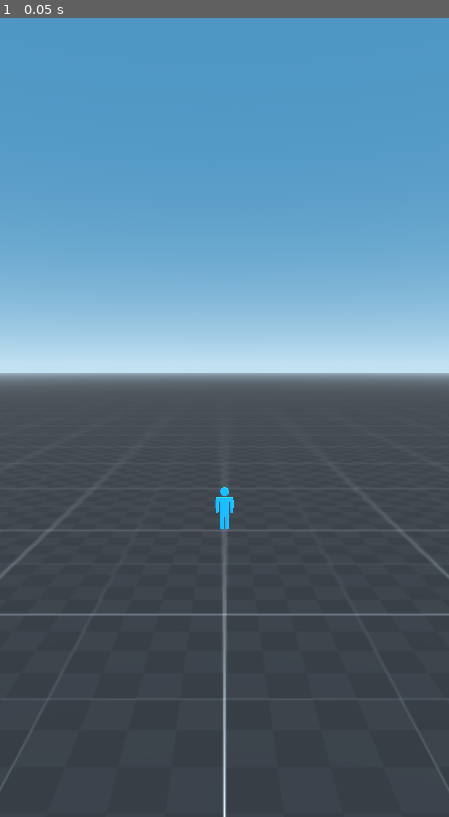
Above: before the commit, frame 1.
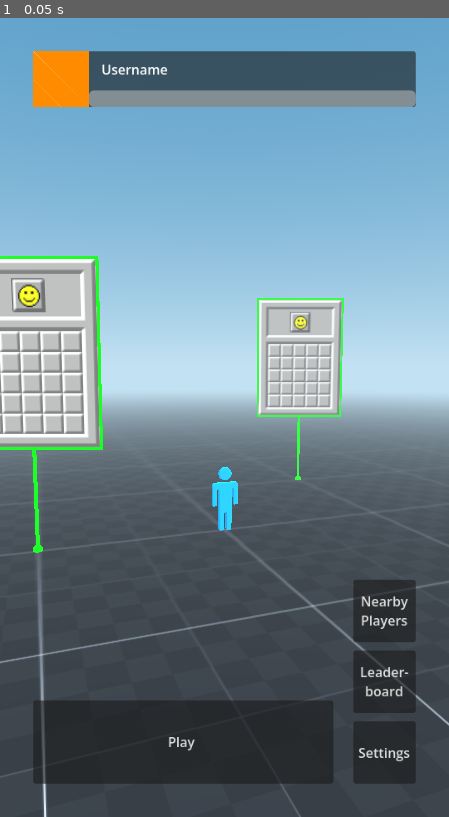
Above: after the commit, the same moment.

Repository: aidan-oien/MinesweeperGO
Game: Godot game, scene res://map.tscn
The game is run twice, just before and just after one commit, with the same random seed, the same clock (stepped at 60 frames per second) and the same inputs.
Inputs:
- Up to frame 1 (0.05 s): no input

The runs differ from the first frame. In frame 1, 59% of the frame differs, in the area x 0-100%, y 4-100%.

Commit message:
created map ui and map marker scenes

Diff:
--- /dev/null
+++ b/board_marker.tscn
@@ -0,0 +1,50 @@
+[gd_scene format=3 uid="uid://bjpyqr8w0haky"]
+
+[ext_resource type="Texture2D" uid="uid://cbgcfsjja43vb" path="res://boardMapLocation.png" id="1_tkf0t"]
+[ext_resource type="Material" uid="uid://cy6u15y7mqgvw" path="res://marker_material.tres" id="1_wqa5l"]
+
+[sub_resource type="SphereMesh" id="SphereMesh_xmkr1"]
+material = ExtResource("1_wqa5l")
+radius = 0.025
+height = 0.05
+radial_segments = 8
+rings = 4
+
+[sub_resource type="QuadMesh" id="QuadMesh_hwc55"]
+material = ExtResource("1_wqa5l")
+size = Vector2(0.02, 0.5)
+
+[sub_resource type="StandardMaterial3D" id="StandardMaterial3D_xmkr1"]
+next_pass = ExtResource("1_wqa5l")
+shading_mode = 0
+albedo_texture = ExtResource("1_tkf0t")
+billboard_mode = 2
+point_size = 73.5
+use_z_clip_scale = true
+z_clip_scale = 0.99
+
+[sub_resource type="QuadMesh" id="QuadMesh_fnwo5"]
+material = SubResource("StandardMaterial3D_xmkr1")
+size = Vector2(0.65, 0.905)
+
+[sub_resource type="QuadMesh" id="QuadMesh_1pbjg"]
+material = ExtResource("1_wqa5l")
+size = Vector2(0.68, 0.935)
+
+[node name="boardMaker" type="Node3D" unique_id=556395085]
+
+[node name="MeshInstance3D" type="MeshInstance3D" parent="." unique_id=175675919]
+transform = Transform3D(1, 0, 0, 0, 1, 0, 0, 0, 1, 0, 0.014317274, 0)
+mesh = SubResource("SphereMesh_xmkr1")
+
+[node name="MeshInstance3D2" type="MeshInstance3D" parent="." unique_id=383372464]
+transform = Transform3D(1, 0, 0, 0, 1, 0, 0, 0, 1, 0, 0.28792804, 0)
+mesh = SubResource("QuadMesh_hwc55")
+
+[node name="MeshInstance3D3" type="MeshInstance3D" parent="." unique_id=1960952061]
+transform = Transform3D(1, 0, 0, 0, 1, 0, 0, 0, 1, 0, 0.98835135, 0)
+mesh = SubResource("QuadMesh_fnwo5")
+
+[node name="MeshInstance3D4" type="MeshInstance3D" parent="." unique_id=1505771869]
+transform = Transform3D(1, 0, 0, 0, 1, 0, 0, 0, 1, 0, 0.988, 0)
+mesh = SubResource("QuadMesh_1pbjg")
--- a/map.gd
+++ b/map.gd
@@ -1,10 +1,14 @@
 extends Node3D
+
+@export var camera_anchor: Marker3D
 
 func _input( _event ):
 	pass
 
 func _ready() -> void:
-	pass
+	if !camera_anchor:
+		push_error("camera_anchor not set!")
+		get_tree().quit()
 
 func _process( _delta: float ) -> void:
 	pass
--- a/map.tscn
+++ b/map.tscn
@@ -3,6 +3,8 @@
 [ext_resource type="ArrayMesh" uid="uid://c2svs882wg32o" path="res://3dDude.obj" id="1_c7s6e"]
 [ext_resource type="Script" uid="uid://b8y5va3a0o36t" path="res://map.gd" id="1_e0an3"]
 [ext_resource type="Texture2D" uid="uid://bdigqixwdd332" path="res://texture_dev_01.png" id="1_wijl4"]
+[ext_resource type="PackedScene" uid="uid://dt5ygslnv6e2d" path="res://map_ui.tscn" id="4_p5pve"]
+[ext_resource type="PackedScene" uid="uid://bjpyqr8w0haky" path="res://board_marker.tscn" id="5_urblq"]
 
 [sub_resource type="StandardMaterial3D" id="StandardMaterial3D_e0an3"]
 albedo_texture = ExtResource("1_wijl4")
@@ -14,11 +16,14 @@
 
 [sub_resource type="StandardMaterial3D" id="StandardMaterial3D_wijl4"]
 albedo_color = Color(0, 0.7372549, 1, 1)
+emission_enabled = true
+emission = Color(0, 0.7372549, 1, 1)
+emission_energy_multiplier = 0.5
 
 [sub_resource type="ProceduralSkyMaterial" id="ProceduralSkyMaterial_xmkr1"]
 sky_top_color = Color(0.3014234, 0.58564836, 0.76662046, 1)
 sky_horizon_color = Color(0.75961065, 0.8831679, 0.9473396, 1)
-sky_curve = 0.1
+sky_curve = 0.25
 ground_bottom_color = Color(0.7607843, 0.88235295, 0.9490196, 1)
 ground_horizon_color = Color(0.7607843, 0.88235295, 0.9490196, 1)
 
@@ -33,11 +38,15 @@
 fog_light_color = Color(0.7607843, 0.88235295, 0.9490196, 1)
 fog_density = 1.0
 fog_sky_affect = 0.0
+fog_depth_begin = 1.0
+fog_depth_end = 20.0
 
-[node name="Map" type="Node3D" unique_id=237678804]
+[node name="Map" type="Node3D" unique_id=237678804 node_paths=PackedStringArray("camera_anchor")]
 script = ExtResource("1_e0an3")
+camera_anchor = NodePath("CameraAnchor")
 
-[node name="CameraAnchor" type="Node3D" parent="." unique_id=1161532282]
+[node name="CameraAnchor" type="Marker3D" parent="." unique_id=873600687]
+transform = Transform3D(0.9396926, 0, -0.34202012, 0, 1, 0, 0.34202012, 0, 0.9396926, 0, 0, 0)
 
 [node name="Camera3D" type="Camera3D" parent="CameraAnchor" unique_id=1900181709]
 transform = Transform3D(1, 0, 0, 0, 0.9947118, 0.10270583, 0, -0.10270583, 0.9947118, 0, 0.94444907, 2.8837745)
@@ -46,12 +55,27 @@
 transform = Transform3D(0.8511012, -0.4646111, 0.24446537, 0, 0.46564683, 0.8849707, -0.5250017, -0.75319964, 0.39631256, 0, 1.2762923, 0)
 
 [node name="MeshInstance3D" type="MeshInstance3D" parent="." unique_id=2084059098]
+transform = Transform3D(1, 0, 0, 0, 1, 0, 0, 0, 1, 0.0024853945, 0.0039051175, 0.00011277199)
 mesh = SubResource("PlaneMesh_hwc55")
 
-[node name="3dDude" type="MeshInstance3D" parent="." unique_id=2030547077]
-transform = Transform3D(0.1, 0, 0, 0, 0.1, 0, 0, 0, 0.1, 0, 0.10829735, 0)
+[node name="Marker3D" type="Marker3D" parent="MeshInstance3D" unique_id=258962388]
+transform = Transform3D(0.15, 0, 0, 0, 0.15, 0, 0, 0, 0.15, 0, 0, 0)
+
+[node name="3dDude" type="MeshInstance3D" parent="MeshInstance3D/Marker3D" unique_id=2030547077]
+transform = Transform3D(1, 0, 0, 0, 1, 0, 0, 0, 1, 0, 1, 0)
 mesh = ExtResource("1_c7s6e")
 surface_material_override/0 = SubResource("StandardMaterial3D_wijl4")
 
 [node name="WorldEnvironment" type="WorldEnvironment" parent="." unique_id=1867434079]
 environment = SubResource("Environment_hwc55")
+
+[node name="mapUI" parent="." unique_id=2095448302 instance=ExtResource("4_p5pve")]
+
+[node name="boardMaker" parent="." unique_id=556395085 instance=ExtResource("5_urblq")]
+transform = Transform3D(1, 0, 0, 0, 1, 0, 0, 0, 1, 1, 0, -1)
+
+[node name="boardMaker2" parent="." unique_id=398906142 instance=ExtResource("5_urblq")]
+transform = Transform3D(1, 0, 0, 0, 1, 0, 0, 0, 1, -1, 0, 0)
+
+[node name="boardMaker3" parent="." unique_id=1936253925 instance=ExtResource("5_urblq")]
+transform = Transform3D(1, 0, 0, 0, 1, 0, 0, 0, 1, 1, 0, 3)
--- /dev/null
+++ b/map_ui.tscn
@@ -0,0 +1,110 @@
+[gd_scene format=3 uid="uid://dt5ygslnv6e2d"]
+
+[ext_resource type="Texture2D" uid="uid://ibgabrwr07xq" path="res://texture_dev_02.png" id="1_xhmua"]
+
+[node name="mapUI" type="Control" unique_id=2095448302]
+layout_mode = 3
+anchors_preset = 15
+anchor_right = 1.0
+anchor_bottom = 1.0
+grow_horizontal = 2
+grow_vertical = 2
+
+[node name="top" type="MarginContainer" parent="." unique_id=1001956648]
+layout_mode = 1
+anchors_preset = 10
+anchor_right = 1.0
+offset_bottom = 40.0
+grow_horizontal = 2
+theme_override_constants/margin_left = 40
+theme_override_constants/margin_top = 40
+theme_override_constants/margin_right = 40
+
+[node name="Panel" type="Panel" parent="top" unique_id=2072370251]
+propagate_maximum_size = true
+layout_mode = 2
+
+[node name="HBoxContainer" type="HBoxContainer" parent="top" unique_id=911034472]
+layout_mode = 2
+theme_override_constants/separation = 0
+
+[node name="ColorRect" type="TextureRect" parent="top/HBoxContainer" unique_id=727333125]
+layout_mode = 2
+texture = ExtResource("1_xhmua")
+expand_mode = 2
+stretch_mode = 4
+
+[node name="VBoxContainer" type="VBoxContainer" parent="top/HBoxContainer" unique_id=1733072299]
+layout_mode = 2
+size_flags_horizontal = 3
+
+[node name="MarginContainer" type="MarginContainer" parent="top/HBoxContainer/VBoxContainer" unique_id=1664404255]
+layout_mode = 2
+theme_override_constants/margin_left = 15
+theme_override_constants/margin_top = 10
+theme_override_constants/margin_bottom = 10
+
+[node name="Label" type="Label" parent="top/HBoxContainer/VBoxContainer/MarginContainer" unique_id=375812114]
+layout_mode = 2
+text = "Username"
+
+[node name="ProgressBar" type="ProgressBar" parent="top/HBoxContainer/VBoxContainer" unique_id=399024416]
+custom_minimum_size = Vector2(100, 20)
+layout_mode = 2
+size_flags_vertical = 10
+value = 100.0
+show_percentage = false
+
+[node name="bottom" type="MarginContainer" parent="." unique_id=543340187]
+layout_mode = 1
+anchors_preset = 12
+anchor_top = 1.0
+anchor_right = 1.0
+anchor_bottom = 1.0
+offset_top = -154.0
+grow_horizontal = 2
+grow_vertical = 0
+theme_override_constants/margin_left = 40
+theme_override_constants/margin_right = 40
+theme_override_constants/margin_bottom = 40
+
+[node name="HSplitContainer" type="HBoxContainer" parent="bottom" unique_id=37935597]
+layout_mode = 2
+alignment = 1
+
+[node name="MarginContainer" type="MarginContainer" parent="bottom/HSplitContainer" unique_id=2121647357]
+layout_mode = 2
+size_flags_horizontal = 3
+theme_override_constants/margin_right = 20
+
+[node name="Button" type="Button" parent="bottom/HSplitContainer/MarginContainer" unique_id=332866898]
+custom_minimum_size = Vector2(0, 100)
+propagate_maximum_size = true
+layout_mode = 2
+size_flags_horizontal = 3
+size_flags_vertical = 8
+text = "Play "
+
+[node name="VBoxContainer" type="VBoxContainer" parent="bottom/HSplitContainer" unique_id=1323852201]
+layout_mode = 2
+theme_override_constants/separation = 10
+
+[node name="spotpasses" type="Button" parent="bottom/HSplitContainer/VBoxContainer" unique_id=1186885795]
+custom_minimum_size = Vector2(75, 75)
+layout_mode = 2
+text = "Nearby
+Players
+"
+autowrap_mode = 1
+
+[node name="leaderboard" type="Button" parent="bottom/HSplitContainer/VBoxContainer" unique_id=1317300890]
+custom_minimum_size = Vector2(75, 75)
+layout_mode = 2
+text = "Leader-board
+"
+autowrap_mode = 1
+
+[node name="settings" type="Button" parent="bottom/HSplitContainer/VBoxContainer" unique_id=1968800311]
+custom_minimum_size = Vector2(75, 75)
+layout_mode = 2
+text = "Settings"
--- /dev/null
+++ b/marker_material.tres
@@ -0,0 +1,7 @@
+[gd_resource type="StandardMaterial3D" format=3 uid="uid://cy6u15y7mqgvw"]
+
+[resource]
+shading_mode = 0
+albedo_color = Color(0, 1, 0, 1)
+heightmap_scale = 15.182
+billboard_mode = 2
Binary file added: boardMapLocation.png
Not shown, added: boardMapLocation.png.import
